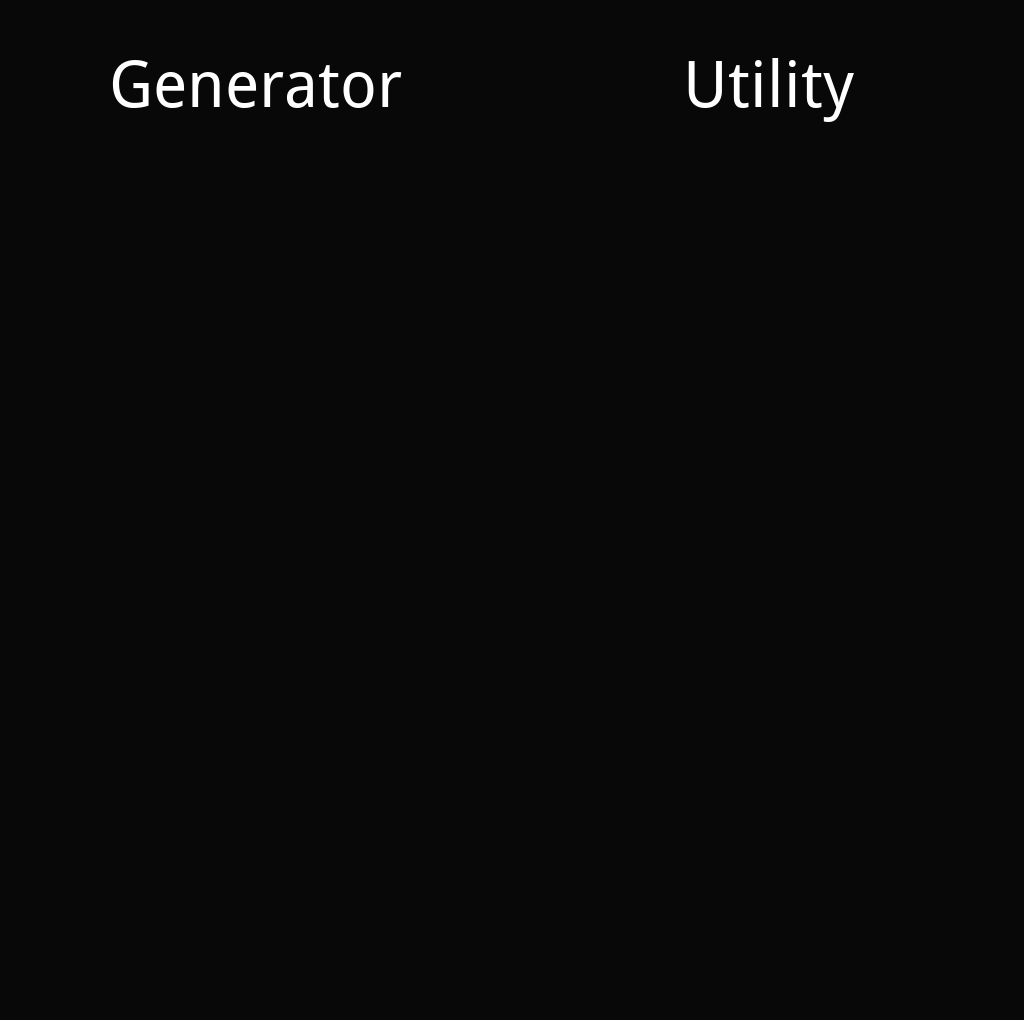
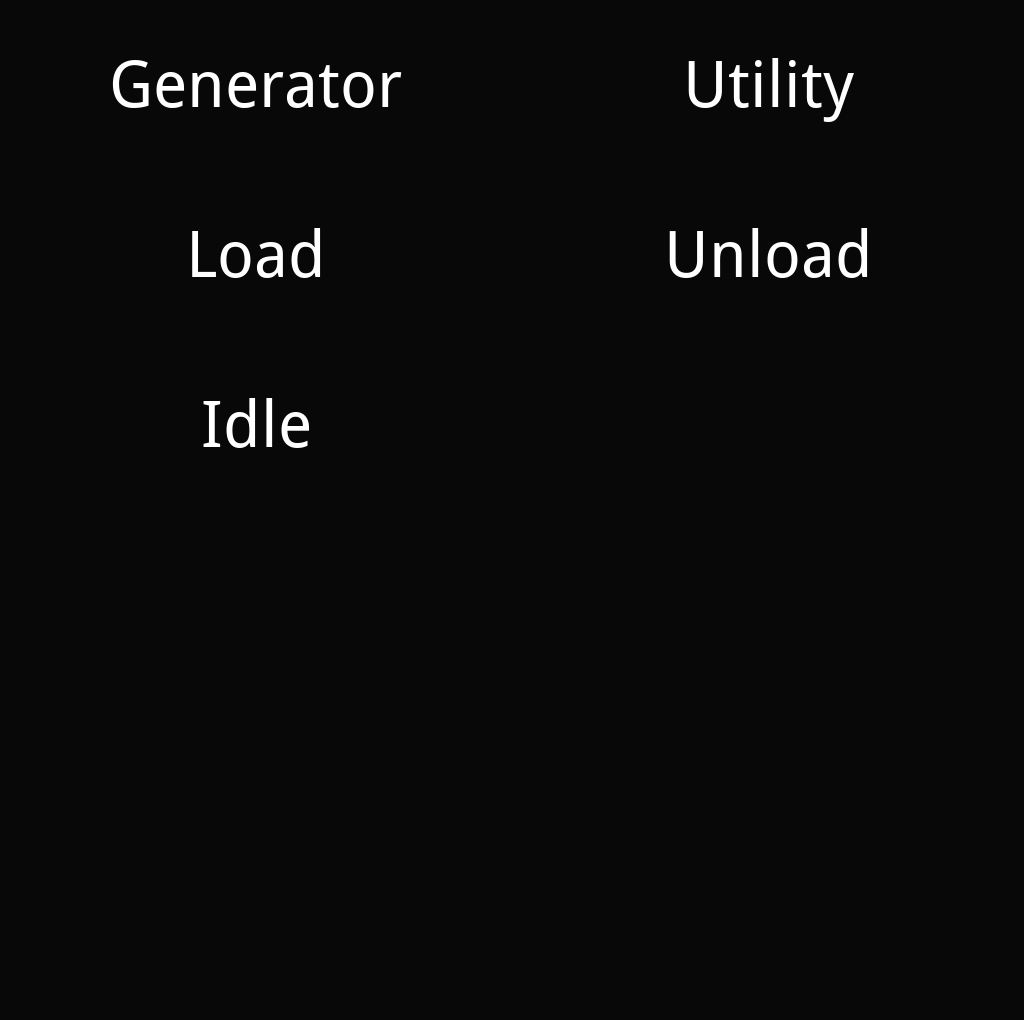
Revision of a layered 1024×1020 image; what changed, layer by layer:
added layer "Idle" in group "Labels 3" over [203, 398, 310, 448]
added layer "Unload" in group "Labels 3" over [669, 228, 868, 278]
added layer "Load" in group "Labels 3" over [192, 228, 321, 278]
